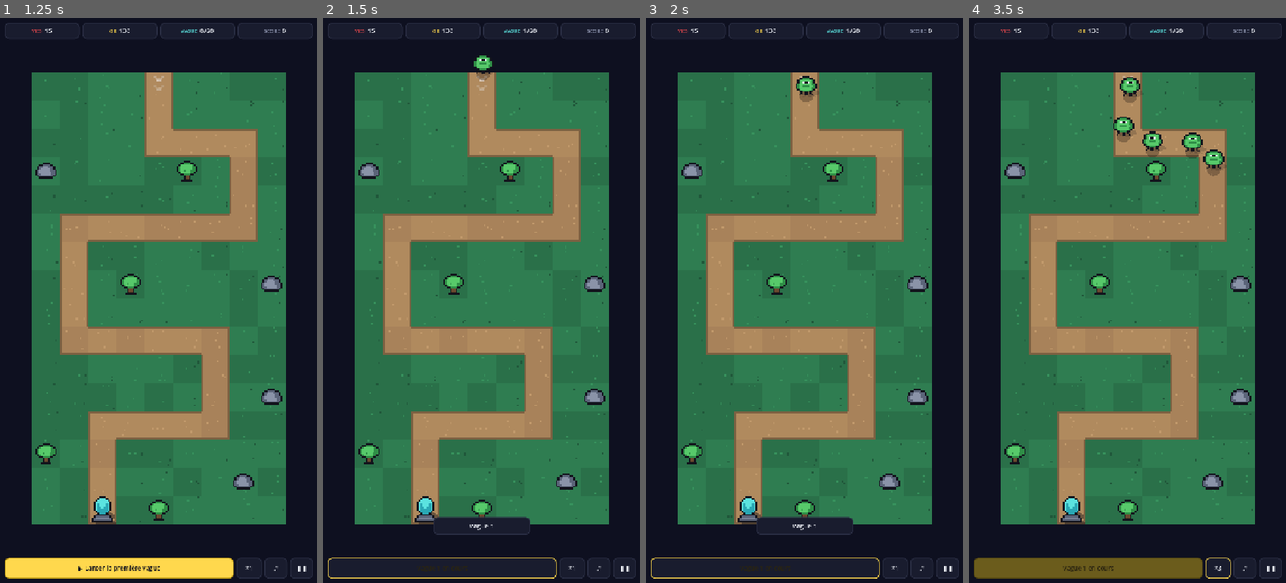
Above: before the commit, frames 1-4 (left to right).
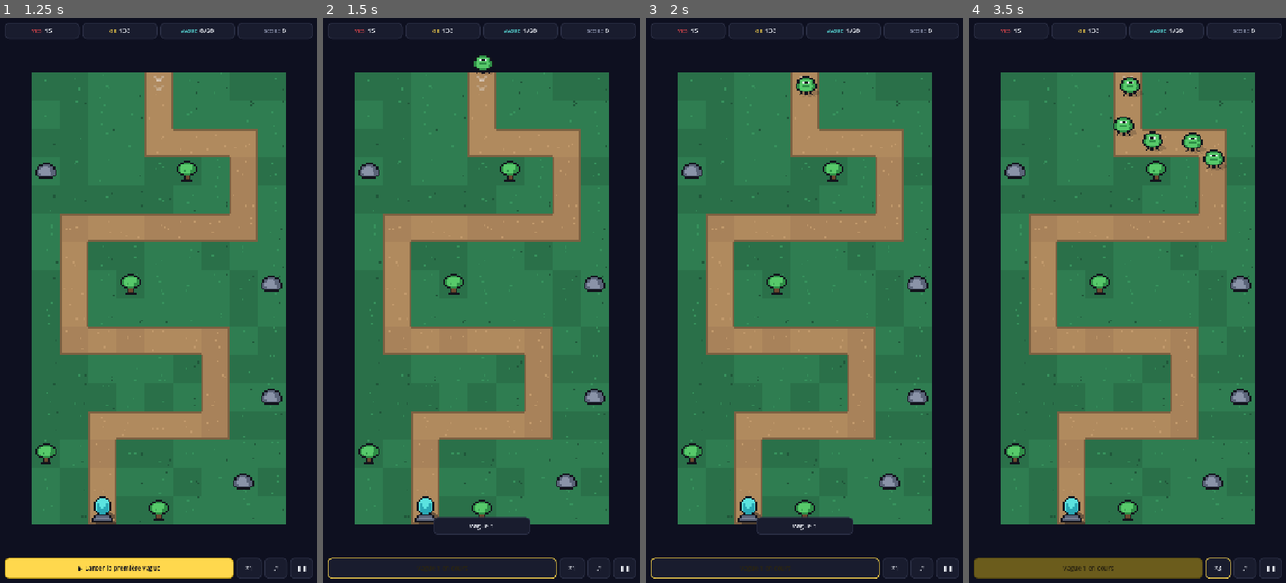
Above: after the commit, the same moments.

Repository: jlefebvre59320-hash/pixel-defense
Game: Godot game, scene res://scenes/Main.tscn
The game is run twice, just before and just after one commit, with the same random seed, the same clock (stepped at 60 frames per second) and the same inputs.
Inputs:
- Up to frame 1 (1.25 s): click "Jouer" at 0.5 s
- Up to frame 2 (1.5 s): click "▶ Lancer la première vague" at 1.25 s
- Up to frame 3 (2 s): no input
- Up to frame 4 (3.5 s): click "×1" at 2 s; click "×2" at 2.75 s

Frame 1 is identical in both runs. In frame 2, less than 0.1% of the frame differs, in the area x 48-53%, y 9-11%; in frame 3, less than 0.1%; in frame 4, 0.3%, in the area x 46-80%, y 13-28%.

Commit message:
FX 2.5D : portées, explosions, tirs et lisibilité premium

Diff:
--- a/godot/scripts/fx.gd
+++ b/godot/scripts/fx.gd
@@ -1,9 +1,7 @@
 extends Node2D
-## Tout ce qui se dessine mais n'est pas un sprite : barres de vie, portées,
-## projectiles, explosions, éclairs, or qui s'envole.
-##
-## Un seul nœud, un seul _draw() : cent barres de vie ne coûtent pas cent
-## nœuds. Les positions sont en pixels d'art, comme le reste du plateau.
+## FX 2.5D mobile : barres de vie, portées, projectiles, explosions, éclairs,
+## particules et textes volants. Tout reste dans un seul _draw() pour garder le
+## coût faible sur téléphone, même quand l'écran devient chargé.
 
 const Cfg := preload("res://scripts/config.gd")
 
@@ -12,20 +10,20 @@
 const HP_BACK := Color("20222f")
 const HP_GOOD := Color("57c96a")
 const HP_BAD := Color("e5484d")
+const WHITE := Color("eef1f7")
 
 var sim: RefCounted = null
 var board: Node2D = null
 
-## Renseignés par main.gd : case choisie et portée à prévisualiser.
 var selected := Vector2i(-1, -1)
 var selected_is_tower := false
 var preview_range := 0.0
 var preview_color := Color.WHITE
 
-var _booms: Array = []     ## {pos, radius, life, max}
-var _beams: Array = []     ## {from, mid, to, life, max}
-var _puffs: Array = []     ## {pos, vel, life, max, color}
-var _floats: Array = []    ## {pos, text, color, life, max}
+var _booms: Array = []
+var _beams: Array = []
+var _puffs: Array = []
+var _floats: Array = []
 
 
 func attach(s: RefCounted, b: Node2D) -> void:
@@ -69,81 +67,113 @@
 		return
 	var A := float(Cfg.ART)
 
-	# Portée de la tour choisie ou envisagée, puis contour de la case.
+	# Sélection / portée : trois couches donnent une impression de projection au
+	# sol. Les coins de la case restent plus lisibles qu'un simple rectangle.
 	if selected.x >= 0:
 		var center := Vector2(selected.x + 0.5, selected.y + 0.5) * A
 		if preview_range > 0.0:
-			draw_circle(center, preview_range * A, Color(preview_color, 0.13))
-			draw_arc(center, preview_range * A, 0, TAU, 48, Color(preview_color, 0.7), 1.0)
-		var blink: float = 0.55 + 0.35 * sin(Time.get_ticks_msec() / 220.0)
-		var col := Color(GOLD if selected_is_tower else Color.WHITE, blink)
-		draw_rect(Rect2(Vector2(selected) * A + Vector2(0.5, 0.5), Vector2(A - 1, A - 1)), col, false, 1.0)
-
-	# Pastilles de niveau : on lit le niveau de chaque tour sans la choisir.
+			var rr := preview_range * A
+			draw_circle(center, rr, Color(preview_color, 0.08))
+			draw_arc(center, rr, 0, TAU, 64, Color(INK, 0.45), 2.2)
+			draw_arc(center, rr, 0, TAU, 64, Color(preview_color, 0.85), 1.0)
+			draw_arc(center, rr * 0.985, 0, TAU, 64, Color(WHITE, 0.18), 0.65)
+
+		var blink: float = 0.68 + 0.22 * sin(Time.get_ticks_msec() / 180.0)
+		var col := Color(GOLD if selected_is_tower else WHITE, blink)
+		var origin := Vector2(selected) * A
+		var m := 2.5
+		var l := 4.0
+		# quatre équerres plutôt qu'un cadre plein : moins de bruit visuel.
+		draw_line(origin + Vector2(m, m), origin + Vector2(m + l, m), col, 1.4)
+		draw_line(origin + Vector2(m, m), origin + Vector2(m, m + l), col, 1.4)
+		draw_line(origin + Vector2(A - m, m), origin + Vector2(A - m - l, m), col, 1.4)
+		draw_line(origin + Vector2(A - m, m), origin + Vector2(A - m, m + l), col, 1.4)
+		draw_line(origin + Vector2(m, A - m), origin + Vector2(m + l, A - m), col, 1.4)
+		draw_line(origin + Vector2(m, A - m), origin + Vector2(m, A - m - l), col, 1.4)
+		draw_line(origin + Vector2(A - m, A - m), origin + Vector2(A - m - l, A - m), col, 1.4)
+		draw_line(origin + Vector2(A - m, A - m), origin + Vector2(A - m, A - m - l), col, 1.4)
+
+	# Niveaux des tours : ombre + lumière, minuscules mais beaucoup plus nets.
 	for t in sim.towers:
 		var pips: int = t.level
 		var w := 2.0
 		var gap := 1.0
 		var start: float = t.pos.x * A - (pips * w + (pips - 1) * gap) / 2.0
 		for i in range(pips):
-			draw_rect(Rect2(start + i * (w + gap), t.pos.y * A + A / 2.0 - 3.5, w, 1.5), GOLD)
-
-	# Ennemis : ombre portée et barre de vie
+			var at := Vector2(start + i * (w + gap), t.pos.y * A + A / 2.0 - 3.5)
+			draw_rect(Rect2(at + Vector2(0.5, 0.7), Vector2(w, 1.5)), Color(INK, 0.55))
+			draw_rect(Rect2(at, Vector2(w, 1.5)), GOLD)
+
+	# Ennemis : la vraie ombre de silhouette est maintenant dans board.gd ; ici
+	# on garde seulement l'aura d'état et les barres de vie.
 	for e in sim.enemies:
 		var pos: Vector2 = e.pos * A
 		var size: float = float(e.def["size"]) * A
 		var flying: bool = e.def["fly"]
-		var shadow_y: float = pos.y + (A * 0.45 if flying else size * 0.75)
-		draw_circle(Vector2(pos.x, shadow_y), size * 0.8, Color(0, 0, 0, 0.25))
+		var status_y: float = pos.y + (A * 0.42 if flying else size * 0.68)
 
 		if e.slow_until > sim.time:
-			draw_circle(Vector2(pos.x, shadow_y), size * 0.95, Color("5be3e0", 0.35))
-
-		# La barre n'apparaît qu'une fois l'ennemi touché : cent barres pleines
-		# à l'écran ne diraient rien à personne.
+			draw_circle(Vector2(pos.x, status_y), size * 1.02, Color("5be3e0", 0.18))
+			draw_arc(Vector2(pos.x, status_y), size * 1.02, 0, TAU, 24, Color("8ff2ee", 0.45), 0.8)
+
 		if e.hp < e.max_hp:
 			var bw: float = maxf(6.0, size * 1.8)
 			var bx: float = pos.x - bw / 2.0
-			var by: float = pos.y - size - 3.0
-			draw_rect(Rect2(bx - 0.5, by - 0.5, bw + 1.0, 2.5), INK)
+			var by: float = pos.y - size - (6.0 if flying else 3.0)
+			draw_rect(Rect2(bx - 1.0, by - 1.0, bw + 2.0, 3.5), Color(INK, 0.85))
 			draw_rect(Rect2(bx, by, bw, 1.5), HP_BACK)
 			var ratio: float = maxf(0.0, e.hp / e.max_hp)
-			draw_rect(Rect2(bx, by, bw * ratio, 1.5), HP_GOOD if ratio > 0.35 else HP_BAD)
-
-	# Projectiles
+			var hp_col := HP_GOOD if ratio > 0.35 else HP_BAD
+			draw_rect(Rect2(bx, by, bw * ratio, 1.5), hp_col)
+			if ratio > 0.05:
+				draw_line(Vector2(bx, by), Vector2(bx + bw * ratio, by), Color(WHITE, 0.3), 0.6)
+
+	# Projectiles : chaque tir possède maintenant un noyau lumineux + une aura.
 	for s in sim.shots:
 		var p: Vector2 = s.pos * A
 		match s.kind:
 			"splash":
+				draw_circle(p, 3.4, Color("f2a33c", 0.16))
 				draw_rect(Rect2(p - Vector2(2, 2), Vector2(4, 4)), INK)
 				draw_rect(Rect2(p - Vector2(1.5, 1.5), Vector2(3, 3)), Color("f2a33c"))
+				draw_rect(Rect2(p - Vector2(0.5, 0.5), Vector2(1, 1)), Color("fff0a8"))
 			"slow":
+				draw_circle(p, 3.0, Color("5be3e0", 0.18))
 				draw_rect(Rect2(p - Vector2(1.5, 1.5), Vector2(3, 3)), INK)
 				draw_rect(Rect2(p - Vector2(1, 1), Vector2(2, 2)), Color("5be3e0"))
 			_:
+				draw_circle(p, 2.3, Color(GOLD, 0.14))
 				draw_rect(Rect2(p - Vector2(1, 1), Vector2(2, 2)), INK)
 				draw_rect(Rect2(p - Vector2(0.5, 0.5), Vector2(1, 1)), GOLD)
 
-	# Explosions
+	# Explosions : noyau + anneaux. La surface n'est plus une boule plate.
 	for b in _booms:
 		var k: float = 1.0 - b["life"] / b["max"]
-		var col := Color("ffd84d" if k < 0.4 else "f2a33c", 1.0 - k)
-		draw_circle(b["pos"] * A, b["radius"] * A * (0.4 + k * 0.8), col)
-
-	# Éclairs : deux coudes tirés une fois et figés — un éclair qui tremble à
-	# chaque image donne le mal de mer.
+		var center: Vector2 = b["pos"] * A
+		var radius: float = b["radius"] * A * (0.35 + k * 0.85)
+		var alpha := 1.0 - k
+		draw_circle(center, radius * 0.52, Color("fff2a8", alpha * 0.45))
+		draw_circle(center, radius * 0.28, Color("ffffff", alpha * 0.55))
+		draw_arc(center, radius, 0, TAU, 40, Color("f2a33c", alpha), 1.8)
+		draw_arc(center, radius * 0.72, 0, TAU, 32, Color("ffd84d", alpha * 0.9), 1.0)
+
+	# Tesla : une ligne sombre large sous la ligne claire agit comme une ombre,
+	# puis un cœur presque blanc donne le punch électrique.
 	for b in _beams:
 		var k: float = 1.0 - b["life"] / b["max"]
-		var col := Color("d8a6ff", 1.0 - k)
-		draw_polyline([b["from"] * A, b["mid"] * A, b["to"] * A], col, 1.6)
-
-	# Poussière
+		var points := PackedVector2Array([b["from"] * A, b["mid"] * A, b["to"] * A])
+		var alpha := 1.0 - k
+		draw_polyline(points, Color(INK, alpha * 0.7), 3.4)
+		draw_polyline(points, Color("a35bd6", alpha), 2.0)
+		draw_polyline(points, Color("f1dcff", alpha), 0.8)
+
+	# Poussière / débris
 	for p in _puffs:
 		var k: float = 1.0 - p["life"] / p["max"]
-		draw_rect(Rect2(p["pos"] * A - Vector2(1, 1) * (0.5 + k), Vector2.ONE * (1.0 + k * 2.0)), Color(p["color"], (1.0 - k) * 0.9))
-
-	# Textes volants (or gagné, vies perdues). Ils sont dessinés à l'échelle de
-	# l'écran, sinon la police, agrandie avec le plateau, deviendrait floue.
+		var sz := 0.8 + k * 2.2
+		draw_rect(Rect2(p["pos"] * A - Vector2.ONE * sz * 0.5, Vector2.ONE * sz), Color(p["color"], (1.0 - k) * 0.9))
+
+	# Textes volants à l'échelle écran.
 	var font := ThemeDB.fallback_font
 	var s: float = board.view_scale if board != null else 1.0
 	for f in _floats:
@@ -152,17 +182,20 @@
 		draw_set_transform(at, 0.0, Vector2.ONE / s)
 		var text: String = f["text"]
 		var width := font.get_string_size(text, HORIZONTAL_ALIGNMENT_LEFT, -1, 14).x
-		draw_string(font, Vector2(-width / 2.0, 0), text, HORIZONTAL_ALIGNMENT_LEFT, -1, 14, Color(f["color"], minf(1.0, k * 1.6)))
+		var a := minf(1.0, k * 1.6)
+		# mini ombre de texte pour rester lisible sur le terrain.
+		draw_string(font, Vector2(-width / 2.0 + 1.0, 1.0), text, HORIZONTAL_ALIGNMENT_LEFT, -1, 14, Color(INK, a * 0.8))
+		draw_string(font, Vector2(-width / 2.0, 0), text, HORIZONTAL_ALIGNMENT_LEFT, -1, 14, Color(f["color"], a))
 	draw_set_transform(Vector2.ZERO, 0.0, Vector2.ONE)
 
 
 func _on_explosion(at: Vector2, radius: float) -> void:
-	_booms.append({"pos": at, "radius": radius, "life": 0.32, "max": 0.32})
+	_booms.append({"pos": at, "radius": radius, "life": 0.38, "max": 0.38})
 
 
 func _on_beam(from: Vector2, to: Vector2) -> void:
 	var mid := (from + to) / 2.0 + Vector2(randf() - 0.5, randf() - 0.5) * 0.6
-	_beams.append({"from": from, "mid": mid, "to": to, "life": 0.12, "max": 0.12})
+	_beams.append({"from": from, "mid": mid, "to": to, "life": 0.14, "max": 0.14})
 
 
 func _on_floater(at: Vector2, text: String, color: Color) -> void:
@@ -170,11 +203,12 @@
 
 
 func _on_enemy_died(e) -> void:
-	var n: int = 14 if e.def["boss"] else 6
+	var n: int = 18 if e.def["boss"] else 8
 	for i in range(n):
+		var warm := randf() > 0.72
 		_puffs.append({
-			"pos": e.pos + Vector2(randf() - 0.5, randf() - 0.5) * 0.5,
-			"vel": Vector2(randf() - 0.5, -0.6 - randf()) * 1.2,
-			"color": Color("eef1f7") if randf() > 0.5 else Color("8a93a8"),
-			"life": 0.4, "max": 0.4,
+			"pos": e.pos + Vector2(randf() - 0.5, randf() - 0.5) * 0.55,
+			"vel": Vector2(randf() - 0.5, -0.6 - randf()) * (1.15 + randf() * 0.45),
+			"color": Color("ffd84d") if warm else (Color("eef1f7") if randf() > 0.5 else Color("8a93a8")),
+			"life": 0.48 + randf() * 0.12, "max": 0.60,
 		})
